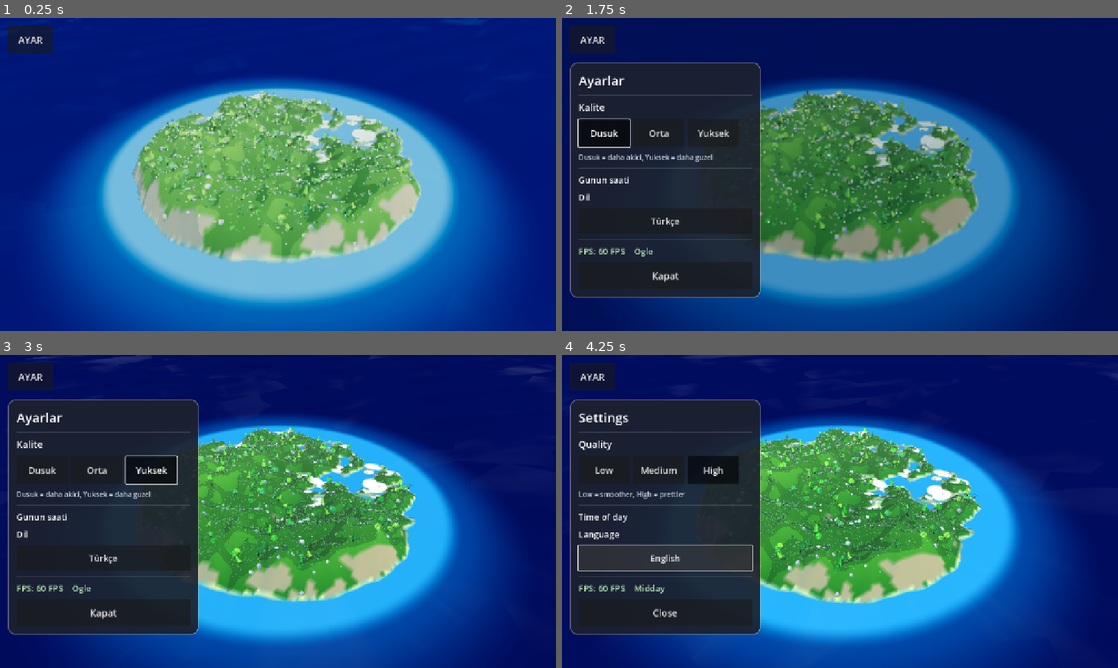
Above: before the commit, frames 1-4 (two rows, left to right).
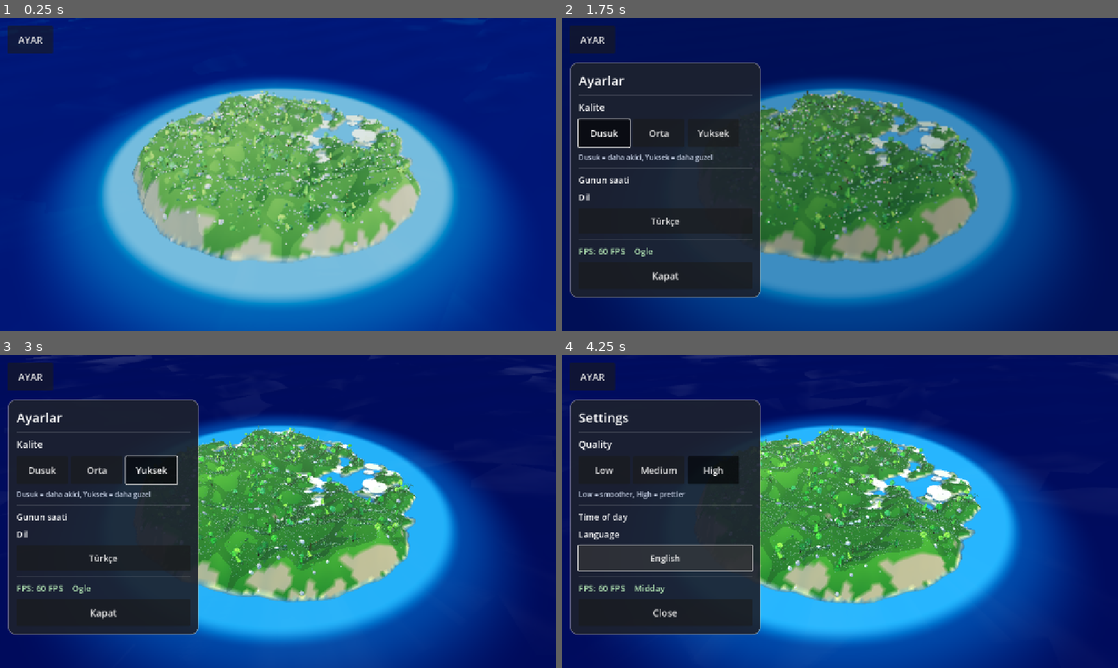
Above: after the commit, the same moments.

Repository: eraslan19j/game
Game: Godot game, scene res://scenes/world/world.tscn
The game is run twice, just before and just after one commit, with the same random seed, the same clock (stepped at 60 frames per second) and the same inputs.
Inputs:
- Up to frame 1 (0.25 s): no input
- Up to frame 2 (1.75 s): click "AYAR" at 0.5 s; click "Dusuk" at 1.25 s
- Up to frame 3 (3 s): click "Orta" at 2 s; click "Yuksek" at 2.75 s
- Up to frame 4 (4.25 s): click "Türkçe" at 3.5 s

The runs differ from the first frame. In frame 1, less than 0.1% of the frame differs, in the area x 23-75%, y 30-78%; in frame 2, less than 0.1%; in frame 3, 0.6%; in frame 4, 0.6%, in the area x 35-76%, y 28-80%.

Commit message:
Deniz alti arazi renkleri su tonlariyla eslestirildi
Co-authored-by: arena-agent <297053741+arena-agent@users.noreply.github.com>

Diff:
--- a/scripts/world/terrain.gd
+++ b/scripts/world/terrain.gd
@@ -310,8 +310,10 @@
 func _color_for(h: float, normal_y: float) -> Color:
 	# Su altindaki zemin de SU RENGINE boyanir: yari saydam suyun altindan
 	# parlak kum gorunup "gri kare" gibi durmasini engeller.
-	var seabed := Color(0.09, 0.36, 0.52)
-	var seabed_shallow := Color(0.20, 0.56, 0.62)
+	# Su shader'indaki derin/sig tonlarin AYNISI: deniz altindaki arazi
+	# suyla ayni renkte olsun, kiyi cevresinde acik halka olusmasin.
+	var seabed := Color(0.04, 0.20, 0.38)
+	var seabed_shallow := Color(0.10, 0.40, 0.55)
 	# Arazi zemin tonlari (bitki/agac tonlariyla ayni doygunlukta).
 	var sand := Color(0.82, 0.72, 0.48)
 	var grass_low := Color(0.20, 0.46, 0.16)
